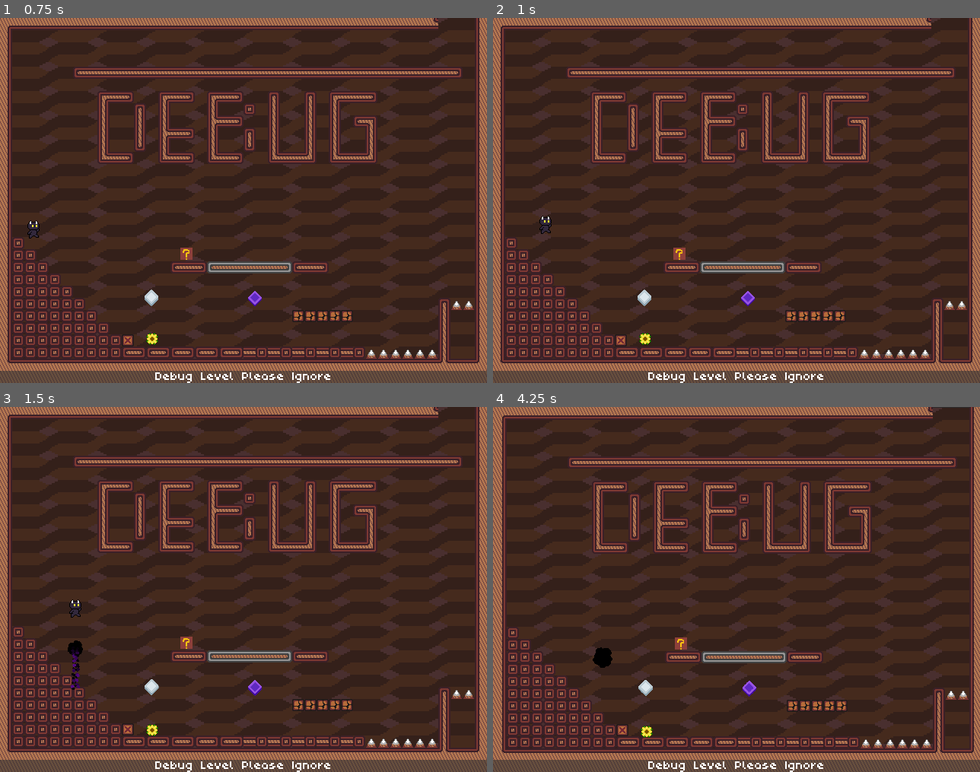
Above: before the commit, frames 1-4 (two rows, left to right).
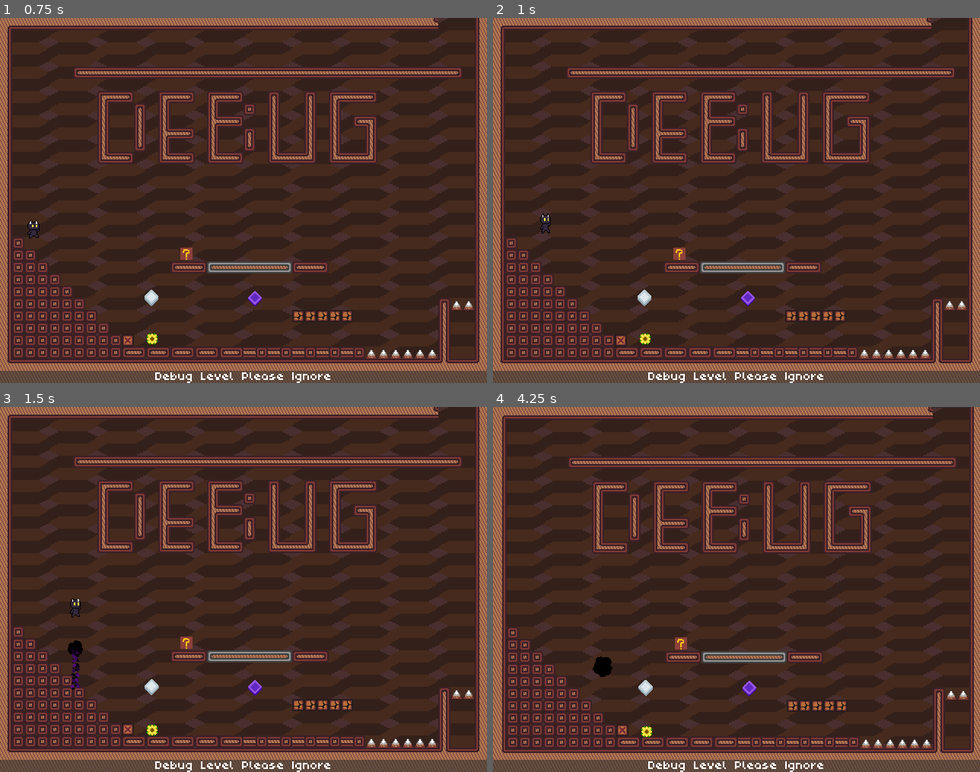
Above: after the commit, the same moments.

Repository: Team-Bunglon/phantom-striker
Game: Godot game, scene res://levels/level0.tscn
Same seed, same stepped clock (60 frames per second), same inputs: the game is played once before the commit and once after it. This scene is started directly instead of the project's main scene.
Inputs:
- Up to frame 1 (0.75 s): tap Enter at 0.5 s; hold D (move_right) from 0.53 s (still down); hold Shift (slow) from 0.53 s (still down)
- Up to frame 2 (1 s): keep holding D (move_right); keep holding Shift (slow); tap W (jump) at 0.77, 0.8 s
- Up to frame 3 (1.5 s): tap W (jump) at 1.07, 1.35 s; release D (move_right) at 1.28 s; release Shift (slow) at 1.28 s; hold K (strike_down) from 1.28 s (still down)
- Up to frame 4 (4.25 s): tap W (jump) at 1.52, 1.82, 2.3, 3.02, 3.32, 3.77, 3.8, 4.07 s; tap Shift (slow) at 1.55, 2.85 s; release K (strike_down) at 2.03 s; hold D (move_right) 2.03-2.78 s; hold S (crouch) 2.03-2.78 s; hold I (strike_up) 2.78-3.53 s; hold A (move_left) from 3.53 s (still down); tap Space (start_game) at 3.6 s; tap R (restart) at 4.15 s

Frame 1 is identical in both runs. In frame 2, less than 0.1% of the frame differs, in the area x 9-13%, y 53-60%; in frame 3, less than 0.1%; in frame 4, 0.2%, in the area x 20-25%, y 65-74%.

Commit message:
How do I apply rebase?

Diff:
--- a/globals/audio.tscn
+++ b/globals/audio.tscn
@@ -61,6 +61,7 @@
 
 [node name="Start" type="AudioStreamPlayer" parent="."]
 stream = ExtResource("6_w2uo1")
+volume_db = -4.0
 pitch_scale = 1.4
 bus = &"Sound"
 
--- a/levels/level0.tscn
+++ b/levels/level0.tscn
@@ -538,10 +538,11 @@
 metadata/_edit_lock_ = true
 
 [node name="Player" parent="." instance=ExtResource("3_akf2k")]
-position = Vector2(24, 278)
+position = Vector2(24, 288)
 max_jump_height = 80.0
 jump_time_to_peak = 0.4
 jump_time_to_descend = 0.35
+stretch_multiplier = null
 
 [node name="TileMap" type="TileMap" parent="."]
 tile_set = ExtResource("4_bygm3")
--- a/levels/level1.tscn
+++ b/levels/level1.tscn
@@ -45,9 +45,28 @@
 
 [node name="Player" parent="." instance=ExtResource("2_mcygu")]
 position = Vector2(26, 441)
+strike_particle_length = null
+looking_left = null
+camera_shake = null
+strikable_tiles = null
+kill_tiles = null
+max_speed = null
+max_launch_x = null
 max_jump_height = 80.0
+acceleration = null
+floor_friction = null
+air_friction = null
 jump_time_to_peak = 0.4
 jump_time_to_descend = 0.35
+jump_lost_multiplier = null
+reduced_height_multiplier = null
+jump_buffer_frame = null
+coyote_frame = null
+wall_buffer_frame = null
+strike_delay_frame = null
+move_delay_frame = null
+stretch_vector = null
+stretch_multiplier = null
 
 [node name="TileMap" type="TileMap" parent="."]
 tile_set = ExtResource("1_5p0by")
--- a/objects/player.gd
+++ b/objects/player.gd
@@ -35,7 +35,14 @@
 @export var strike_delay_frame:	int = 1	 ## Input delay for launch action. This is done to correctly register diagonal launch action.
 @export var move_delay_frame:	int = 10 ## Prevent the character from manually moving though the X axis after gaining horizontal launch within the frame duration.
 
+@export_category("Sprite Stretch")
+@export var stretch_vector:	Vector2 = Vector2(0.7, 1.3)	## The vector the sprite scale would change when being stretched or squashed.
+@export var stretch_multiplier: float = 1.0				## The multiplier of how fast the gradual scalling would take
+
 # Variables that will change
+var velocity_prev:		Vector2 = Vector2.ZERO
+var is_airborne:		bool = false
+var is_falling_stretch: bool = false
 var launch_x:			float = 0.0	 # The current launch speed on either X axis.
 var launch_x_direction: float = 1.0  # The direction of the launch.
 var jump_buffer_count:	int = 0
@@ -86,6 +93,8 @@
 	_move()
 	_move_delay_countdown()
 	_move_procedure()
+	_squash_sprite()
+	_unstretch_sprite_delta(delta)
 
 ## Horizontal movement.
 ## This part is already so smooth I'm scared of changing anything.
@@ -106,6 +115,7 @@
 		max_speed_current /= 3
 	var direction_move = direction * max_speed_current
 	var launch_x_move = launch_x_direction * launch_x
+	velocity_prev.x = velocity.x
 
 	if direction and move_delay_count == 0: # When the input is pressed.
 		if launch_x > 0.0: # Launch speed logic
@@ -145,7 +155,12 @@
 
 ## Vertical Movement
 func _jump(delta):
+	velocity_prev.y = velocity.y
 	velocity.y += _get_gravity() * delta
+	if _get_gravity() == fall_gravity and not is_on_floor() and can_move:
+		is_airborne = true
+		if velocity.y >= fall_gravity * jump_time_to_descend * 0.4:
+			_stretch_sprite_delta(delta)
 	_coyote_countdown()
 	_jump_buffer_countdown()
 	if Input.is_action_just_pressed("jump"):
@@ -158,6 +173,7 @@
 
 ## Performing said vertical movement
 func _jump_procedure():
+	_stretch_sprite()
 	Audio.play("Jump")
 	velocity.y = -jump_velocity
 	coyote_count = 0
@@ -201,11 +217,12 @@
 	strike_particle.set_default_length(strike_particle_length)
 
 	var strike_length: float = strike_particle_length
+	var strike_position: Vector2 = $Center.global_position
 	if raycast.is_colliding():
-		var collide_length = global_position.distance_to(raycast.get_collision_point())
+		var collide_length = strike_position.distance_to(raycast.get_collision_point())
 		strike_length = collide_length * strike_particle_length / raycast.target_position.y
 
-	strike_particle.emitting(global_position, raycast.rotation, strike_length)
+	strike_particle.emitting(strike_position, raycast.rotation, strike_length)
 	get_parent().add_child(strike_particle)
 
 ## Getting reaction from said strike
@@ -229,6 +246,9 @@
 				velocity.y = jump_velocity * direction.y / temp_mult
 			elif direction.y > 0.0: # Going Down
 				velocity.y = jump_velocity * direction.y * 2
+			# Sprite Stretching Function
+			if direction.x == 0.0 and direction.y != 0.0: _stretch_sprite()
+			elif direction.x != 0.0: _unstretch_sprite()
 		elif raycast.get_collider().name.begins_with("WhiteDiamond"):
 			if direction.x != 0.0:
 				move_delay_count = move_delay_frame
@@ -303,11 +323,42 @@
 	elif not is_on_floor():
 		$AnimationPlayer.play("jump" + face[direction])
 
+## Stretch the sprite immediately when jumping or launching vertically (but not-diagonally).
+func _stretch_sprite():
+	is_airborne = true
+	is_falling_stretch = false
+	$Sprite.scale = stretch_vector
+
+## Stretch the sprite gradually when falling.
+func _stretch_sprite_delta(delta):
+	is_airborne = true
+	is_falling_stretch = true
+	$Sprite.scale.x = move_toward($Sprite.scale.x, stretch_vector.x, stretch_multiplier * delta)
+	$Sprite.scale.y = move_toward($Sprite.scale.y, stretch_vector.y, stretch_multiplier * delta)
+
+## Squash the sprite immediately when landing.
+func _squash_sprite():
+	if is_on_floor() and is_airborne and not is_dying:
+		is_airborne = false
+		is_falling_stretch = false
+		$Sprite.scale = Vector2(stretch_vector.y, stretch_vector.x)
+
+## Unstretch the sprite immediately
+func _unstretch_sprite():
+	$Sprite.scale = Vector2.ONE
+
+## Unstretch the sprite gradually
+func _unstretch_sprite_delta(delta):
+	if not is_falling_stretch:
+		$Sprite.scale.x = move_toward($Sprite.scale.x, 1, stretch_multiplier * delta)
+		$Sprite.scale.y = move_toward($Sprite.scale.y, 1, stretch_multiplier * delta)
+
 ## Kill the character and restart the level. Should be called when killing him on other script.
 ## quick_death skips the first animation before the character explodes.
 func die(quick_death := false):
 	Global.death_count += 1
 	is_dying = true
+	$Sprite.scale = Vector2.ONE
 	if quick_death:
 		_explode()
 	else:
--- a/objects/player.tscn
+++ b/objects/player.tscn
@@ -1,7 +1,6 @@
-[gd_scene load_steps=24 format=3 uid="uid://cymvpxtr5hvfj"]
+[gd_scene load_steps=23 format=3 uid="uid://cymvpxtr5hvfj"]
 
 [ext_resource type="Script" path="res://objects/player.gd" id="1_jlnm5"]
-[ext_resource type="Texture2D" uid="uid://fcavorkwpf2v" path="res://assets/sprites/player_temp.png" id="2_a4eee"]
 [ext_resource type="Texture2D" uid="uid://f58i8o5y2e4l" path="res://assets/sprites/player.png" id="2_gd2j6"]
 [ext_resource type="Texture2D" uid="uid://nmpsxlowdlmd" path="res://assets/sprites/particle1.png" id="3_ntvri"]
 
@@ -101,7 +100,7 @@
 "times": PackedFloat32Array(0),
 "transitions": PackedFloat32Array(1),
 "update": 1,
-"values": [3]
+"values": [4]
 }
 tracks/1/type = "value"
 tracks/1/imported = false
@@ -129,7 +128,7 @@
 "times": PackedFloat32Array(0),
 "transitions": PackedFloat32Array(1),
 "update": 1,
-"values": [3]
+"values": [4]
 }
 tracks/1/type = "value"
 tracks/1/imported = false
@@ -213,7 +212,7 @@
 "times": PackedFloat32Array(0),
 "transitions": PackedFloat32Array(1),
 "update": 1,
-"values": [1]
+"values": [3]
 }
 tracks/1/type = "value"
 tracks/1/imported = false
@@ -241,7 +240,7 @@
 "times": PackedFloat32Array(0),
 "transitions": PackedFloat32Array(1),
 "update": 1,
-"values": [1]
+"values": [3]
 }
 tracks/1/type = "value"
 tracks/1/imported = false
@@ -270,7 +269,7 @@
 "times": PackedFloat32Array(0, 0.1, 0.2, 0.3, 0.4, 0.5, 0.6, 0.7),
 "transitions": PackedFloat32Array(1, 1, 1, 1, 1, 1, 1, 1),
 "update": 1,
-"values": [4, 5, 6, 7, 8, 7, 6, 5]
+"values": [5, 6, 7, 8, 9, 8, 7, 6]
 }
 tracks/1/type = "value"
 tracks/1/imported = false
@@ -314,9 +313,38 @@
 "values": [true]
 }
 
-[sub_resource type="Animation" id="Animation_8vipd"]
+[sub_resource type="Animation" id="Animation_jmc7l"]
+resource_name = "walk_right_slow"
+length = 0.8
+loop_mode = 1
+tracks/0/type = "value"
+tracks/0/imported = false
+tracks/0/enabled = true
+tracks/0/path = NodePath("Sprite:frame")
+tracks/0/interp = 1
+tracks/0/loop_wrap = true
+tracks/0/keys = {
+"times": PackedFloat32Array(0, 0.1, 0.2, 0.3, 0.4, 0.5, 0.6, 0.7),
+"transitions": PackedFloat32Array(1, 1, 1, 1, 1, 1, 1, 1),
+"update": 1,
+"values": [4, 5, 6, 7, 8, 7, 6, 5]
+}
+tracks/1/type = "value"
+tracks/1/imported = false
+tracks/1/enabled = true
+tracks/1/path = NodePath("Sprite:flip_h")
+tracks/1/interp = 1
+tracks/1/loop_wrap = true
+tracks/1/keys = {
+"times": PackedFloat32Array(0),
+"transitions": PackedFloat32Array(1),
+"update": 1,
+"values": [false]
+}
+
+[sub_resource type="Animation" id="Animation_5jti5"]
 resource_name = "walk_right"
-length = 0.4
+length = 0.8
 loop_mode = 1
 tracks/0/type = "value"
 tracks/0/imported = false
@@ -325,10 +353,10 @@
 tracks/0/interp = 1
 tracks/0/loop_wrap = true
 tracks/0/keys = {
-"times": PackedFloat32Array(0, 0.1, 0.2, 0.3),
-"transitions": PackedFloat32Array(1, 1, 1, 1),
-"update": 1,
-"values": [4, 6, 8, 6]
+"times": PackedFloat32Array(0, 0.1, 0.2, 0.3, 0.4, 0.5, 0.6, 0.7),
+"transitions": PackedFloat32Array(1, 1, 1, 1, 1, 1, 1, 1),
+"update": 1,
+"values": [5, 6, 7, 8, 9, 8, 7, 6]
 }
 tracks/1/type = "value"
 tracks/1/imported = false
@@ -385,14 +413,14 @@
 "jump_right": SubResource("Animation_pw1n1"),
 "walk_left": SubResource("Animation_fkumy"),
 "walk_left_fast": SubResource("Animation_tu77q"),
-"walk_right": SubResource("Animation_8vipd"),
+"walk_right": SubResource("Animation_5jti5"),
 "walk_right_slow": SubResource("Animation_jmc7l")
 }
 
 [sub_resource type="CanvasItemMaterial" id="CanvasItemMaterial_qtler"]
 
 [sub_resource type="RectangleShape2D" id="RectangleShape2D_1c70r"]
-size = Vector2(12, 28.6611)
+size = Vector2(12, 21)
 
 [sub_resource type="Curve" id="Curve_icnat"]
 _data = [Vector2(0, 1), 0.0, 0.0, 0, 0, Vector2(0.732258, 0.589562), -1.4838, -1.4838, 0, 0, Vector2(1, 0), 0.0, 0.0, 0, 0]
@@ -416,6 +444,31 @@
 [node name="Player" type="CharacterBody2D"]
 z_index = 10
 script = ExtResource("1_jlnm5")
+strike_particle_length = null
+looking_left = null
+camera_shake = null
+strikable_tiles = null
+kill_tiles = null
+max_speed = null
+max_launch_x = null
+max_jump_height = null
+acceleration = null
+floor_friction = null
+air_friction = null
+jump_time_to_peak = null
+jump_time_to_descend = null
+jump_lost_multiplier = null
+reduced_height_multiplier = null
+jump_buffer_frame = null
+coyote_frame = null
+wall_buffer_frame = null
+strike_delay_frame = null
+move_delay_frame = null
+stretch_vector = null
+stretch_multiplier = null
+
+[node name="Center" type="Marker2D" parent="."]
+position = Vector2(0, -12)
 
 [node name="StrikeDelayTimer" type="Timer" parent="."]
 wait_time = 0.2
@@ -436,17 +489,12 @@
 [node name="Sprite" type="Sprite2D" parent="."]
 material = SubResource("CanvasItemMaterial_qtler")
 texture = ExtResource("2_gd2j6")
-hframes = 9
-
-[node name="SpriteOld" type="Sprite2D" parent="."]
-visible = false
-material = SubResource("CanvasItemMaterial_qtler")
-texture = ExtResource("2_a4eee")
+offset = Vector2(0, -12)
 hframes = 5
+vframes = 2
 
 [node name="Collision" type="CollisionShape2D" parent="."]
-position = Vector2(0, 1.5)
-scale = Vector2(1, 0.732701)
+position = Vector2(0, -10.5)
 shape = SubResource("RectangleShape2D_1c70r")
 
 [node name="DieParticle" type="GPUParticles2D" parent="."]
@@ -460,62 +508,70 @@
 explosiveness = 1.0
 
 [node name="RayCastU" type="RayCast2D" parent="."]
+position = Vector2(0, -12)
 rotation = -3.14159
 scale = Vector2(4, 1)
 target_position = Vector2(0, 92)
 collision_mask = 7
 
 [node name="RayCastD" type="RayCast2D" parent="."]
+position = Vector2(0, -12)
 scale = Vector2(4, 1)
 target_position = Vector2(0, 92)
 collision_mask = 7
 
 [node name="RayCastL" type="RayCast2D" parent="."]
+position = Vector2(0, -12)
 rotation = 1.5708
 scale = Vector2(4, 1)
 target_position = Vector2(0, 92)
 collision_mask = 7
 
 [node name="RayCastR" type="RayCast2D" parent="."]
+position = Vector2(0, -12)
 rotation = -1.5708
 scale = Vector2(4, 1)
 target_position = Vector2(0, 92)
 collision_mask = 7
 
 [node name="RayCastUL" type="RayCast2D" parent="."]
+position = Vector2(0, -12)
 rotation = 2.35619
 scale = Vector2(4, 1)
 target_position = Vector2(0, 92)
 collision_mask = 7
 
 [node name="RayCastUR" type="RayCast2D" parent="."]
+position = Vector2(0, -12)
 rotation = -2.35619
 scale = Vector2(4, 1)
 target_position = Vector2(0, 92)
 collision_mask = 7
 
 [node name="RayCastDL" type="RayCast2D" parent="."]
+position = Vector2(0, -12)
 rotation = 0.785398
 scale = Vector2(4, 1)
 target_position = Vector2(0, 92)
 collision_mask = 7
 
 [node name="RayCastDR" type="RayCast2D" parent="."]
+position = Vector2(0, -12)
 rotation = -0.785398
 scale = Vector2(4, 1)
 target_position = Vector2(0, 92)
 collision_mask = 7
 
 [node name="RayPushL" type="RayCast2D" parent="."]
-position = Vector2(-5, -9)
+position = Vector2(-5, -21)
 target_position = Vector2(0, -5)
 
 [node name="RayPushM" type="RayCast2D" parent="."]
-position = Vector2(0, -9)
+position = Vector2(0, -21)
 target_position = Vector2(0, -5)
 
 [node name="RayPushR" type="RayCast2D" parent="."]
-position = Vector2(5, -9)
+position = Vector2(5, -21)
 target_position = Vector2(0, -5)
 
 [connection signal="timeout" from="StrikeDelayTimer" to="." method="_on_strike_delay_timer_timeout"]
Binary file changed: assets/aseprite/ghost_big_final.aseprite
Binary file changed: assets/sprites/player.png
